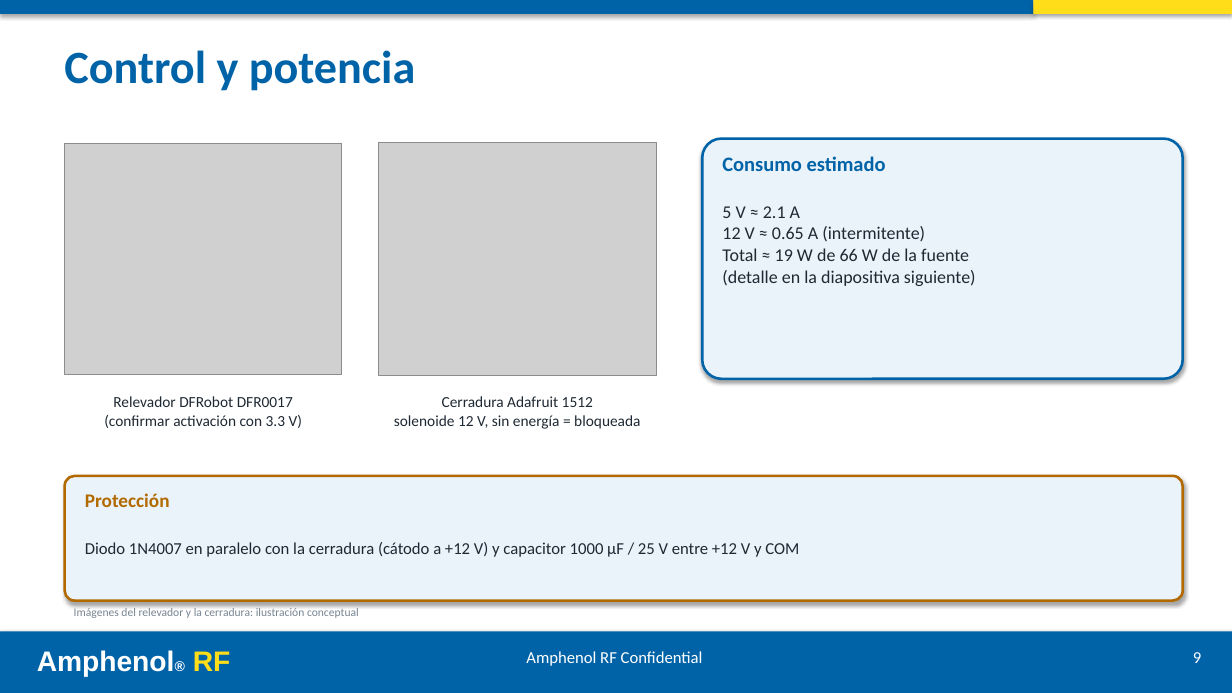
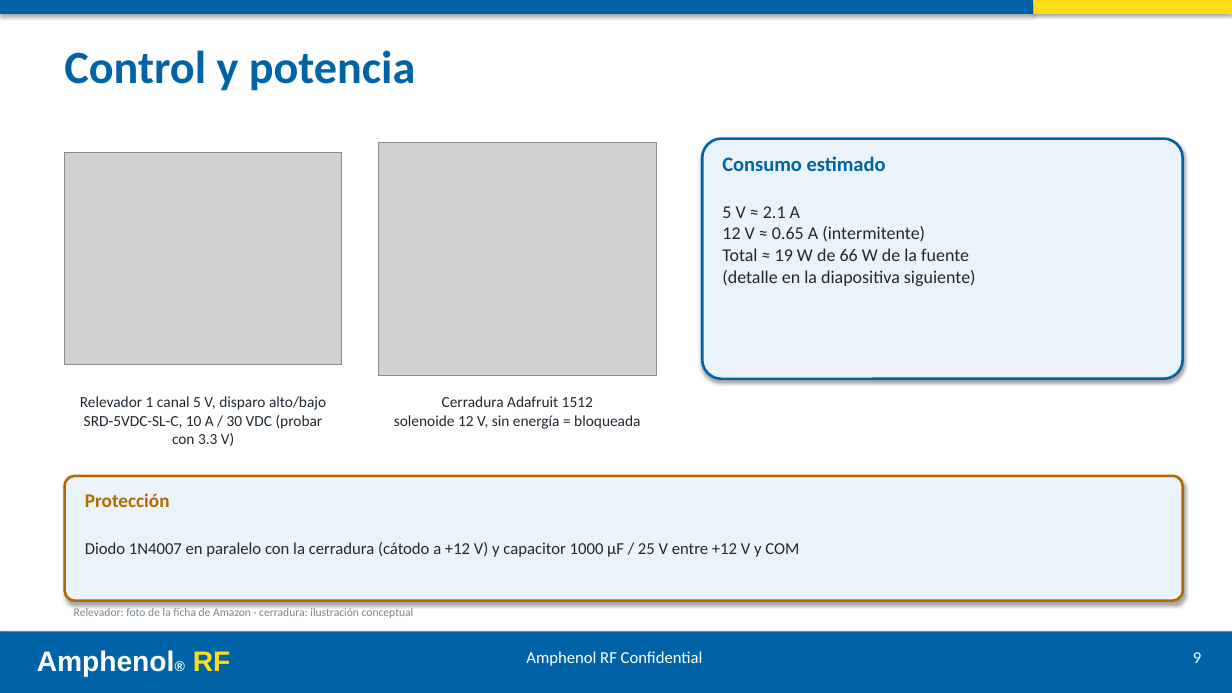
Before and after one commit to ricardosalmeron71-png/inspeccion-vision-solder-cap, a slide deck: slide 9 of docs/presentacion.pptx. Drawn at 1232x693 pixels with LibreOffice and Linux fonts; fonts in the diff are those of the drawing; grey boxes stand for pictures. Boxes give left, top, right and bottom in pixels: in the first picture for what was removed or moved away, otherwise in the second. Text is boxed around its words. In the diff, an @@ line names an element or a change of style, - is before the commit and + after.

```diff
--- a/docs/presentacion.pptx
+++ b/docs/presentacion.pptx
@@ picture: place and size @@
-picture at bbox=[65, 143, 342, 374]
+picture at bbox=[65, 152, 342, 364]
@@ text at bbox=[80, 396, 326, 446]: text changed @@
-Relevador DFRobot DFR0017
-(confirmar activación con 3.3 V)
+Relevador 1 canal 5 V, disparo alto/bajo
+SRD-5VDC-SL-C, 10 A / 30 VDC (probar con 3.3 V)
@@ text at bbox=[74, 608, 414, 618]: text changed @@
-Imágenes del relevador y la cerradura: ilustración conceptual
+Relevador: foto de la ficha de Amazon · cerradura: ilustración conceptual
```
Also in this commit, not shown: 3 other slides changed, 7 other files.
